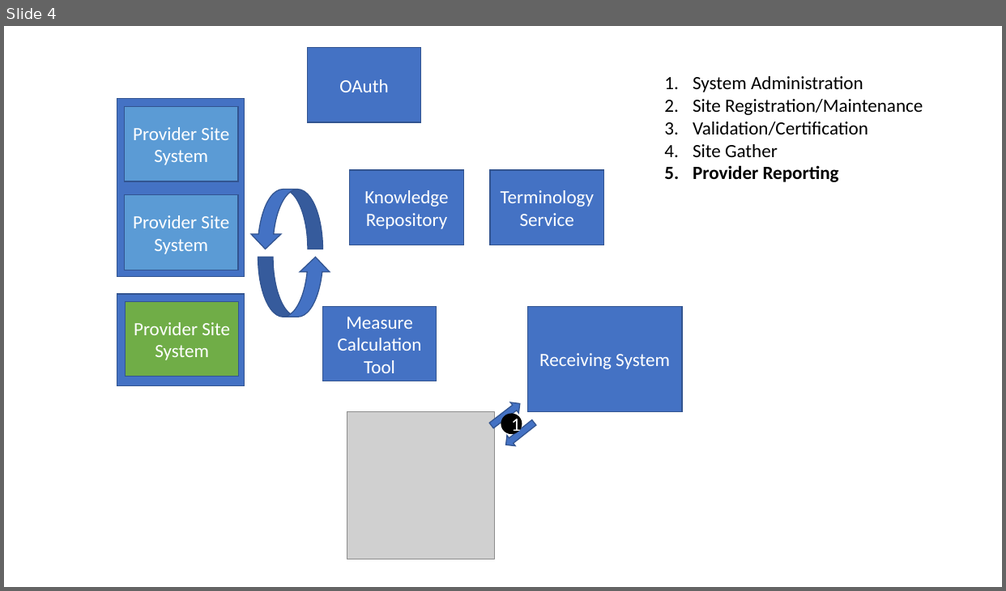
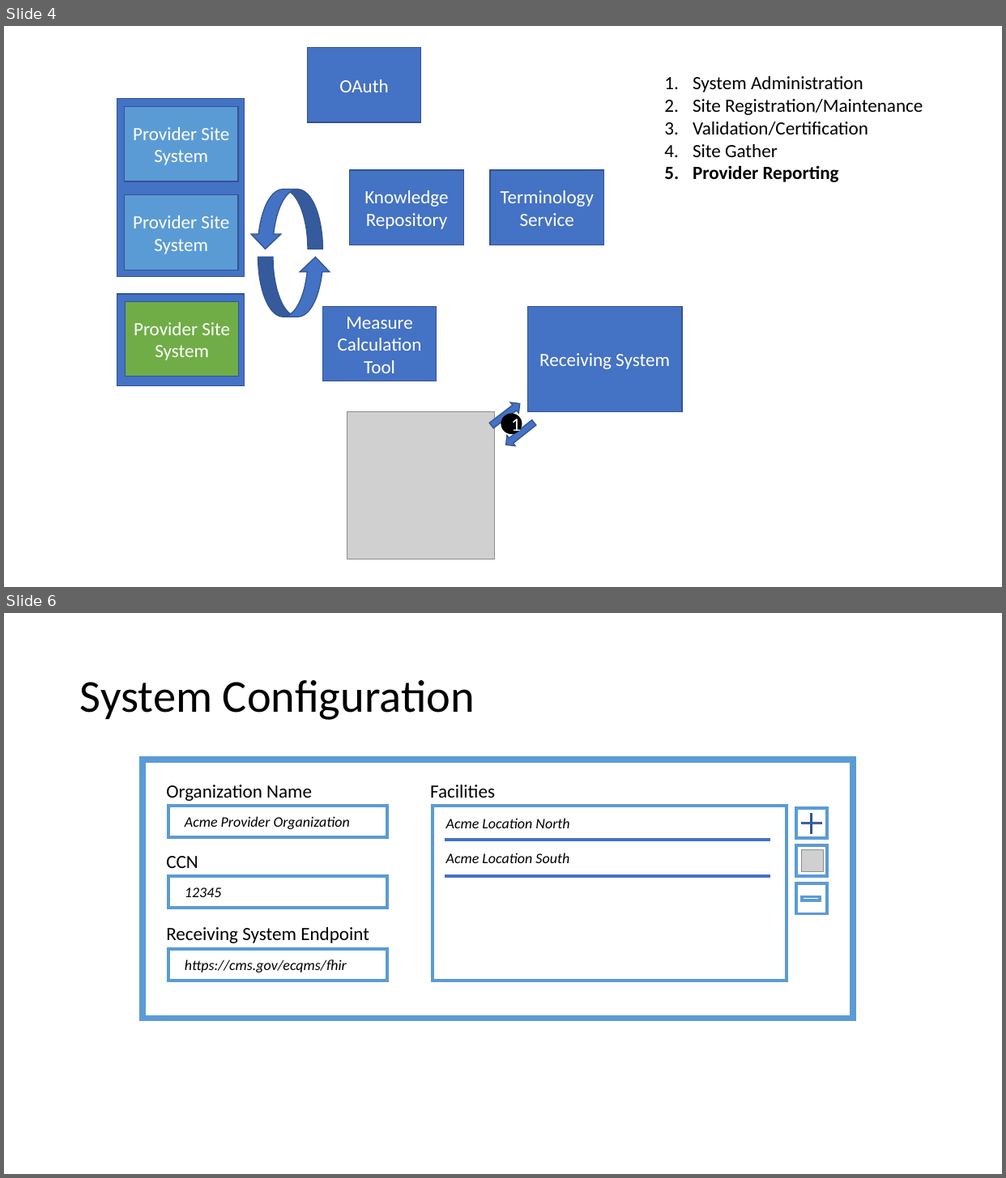
Before and after one commit to cqframework/mct-ig, a slide deck: docs/Yale MCP.pptx. Shown one above the other, each under a label of ours: slide 4 before the commit, slides 4 and 6 after it; the slides between them are not shown. The pictures are 1006x591 and 1006x1178 pixels, drawn with LibreOffice and Linux fonts; fonts in the diff are those of the drawing; grey boxes stand for pictures. Boxes give left, top, right and bottom in pixels: in the first picture for what was removed or moved away, otherwise in the second. Text is boxed around its words. In the diff, an @@ line names an element or a change of style, - is before the commit and + after.

```diff
--- a/docs/Yale MCP.pptx
+++ b/docs/Yale MCP.pptx
@@ slide 6 added at [4,613,1002,1174], background #FFFFFF @@
@@ title added at [80,680,475,720], 44 pt, text #000000 @@
+System Configuration
@@ rectangle added at [143,760,853,1019], outline #5B9BD5 6 pt @@
@@ text added at [166,785,312,801], 18 pt, text #000000 @@
+Organization Name
@@ rectangle added at [168,806,387,837], outline #5B9BD5 3 pt @@
@@ text added at [430,785,495,798], 18 pt, text #000000 @@
+Facilities
@@ rectangle added at [432,806,786,981], outline #5B9BD5 3 pt @@
@@ text added at [185,816,350,829], 14 pt, text #000000, italic @@
+Acme Provider Organization
@@ text added at [446,818,569,828], 14 pt, text #000000, italic @@
+Acme Location North
@@ rectangle added at [796,808,827,838], outline #5B9BD5 3 pt @@
@@ plus added at [802,814,821,834], fill #4472C4, outline #325491 1 pt @@
@@ line added from (444, 840) to (770, 840), #4472C4 3 pt @@
@@ text added at [446,853,569,863], 14 pt, text #000000, italic @@
+Acme Location South
@@ rectangle added at [796,845,827,875], outline #5B9BD5 3 pt @@
@@ picture added at [802,850,824,872] @@
@@ text added at [166,856,198,868], 18 pt, text #000000 @@
+CCN
@@ rectangle added at [168,876,387,909], outline #5B9BD5 3 pt @@
@@ line added from (444, 875) to (770, 875), #4472C4 3 pt @@
@@ text added at [185,888,222,897], 14 pt, text #000000, italic @@
+12345
@@ rectangle added at [796,884,827,914], outline #5B9BD5 3 pt @@
@@ rectangle added at [802,897,820,901], outline #5B9BD5 3 pt @@
@@ text added at [166,927,369,943], 18 pt, text #000000 @@
+Receiving System Endpoint
@@ rectangle added at [168,949,387,982], outline #5B9BD5 3 pt @@
@@ text added at [185,960,347,973], 14 pt, text #000000, italic @@
+https://cms.gov/ecqms/fhir
```
Also in this commit, not shown: 4 other slides added.
